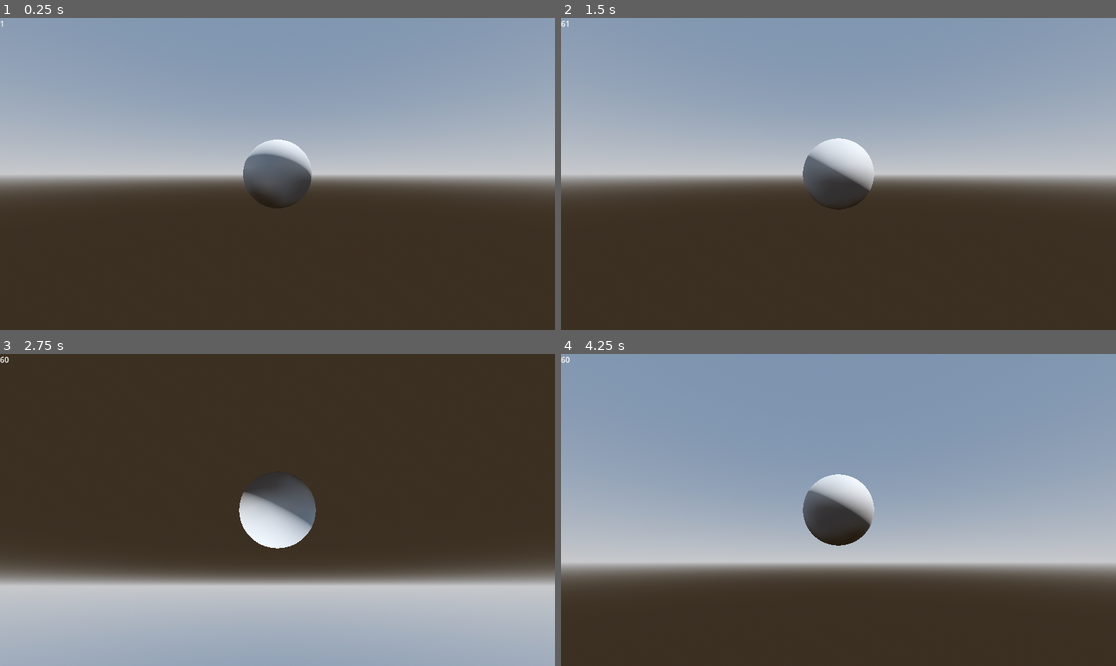
Above: before the commit, frames 1-4 (two rows, left to right).
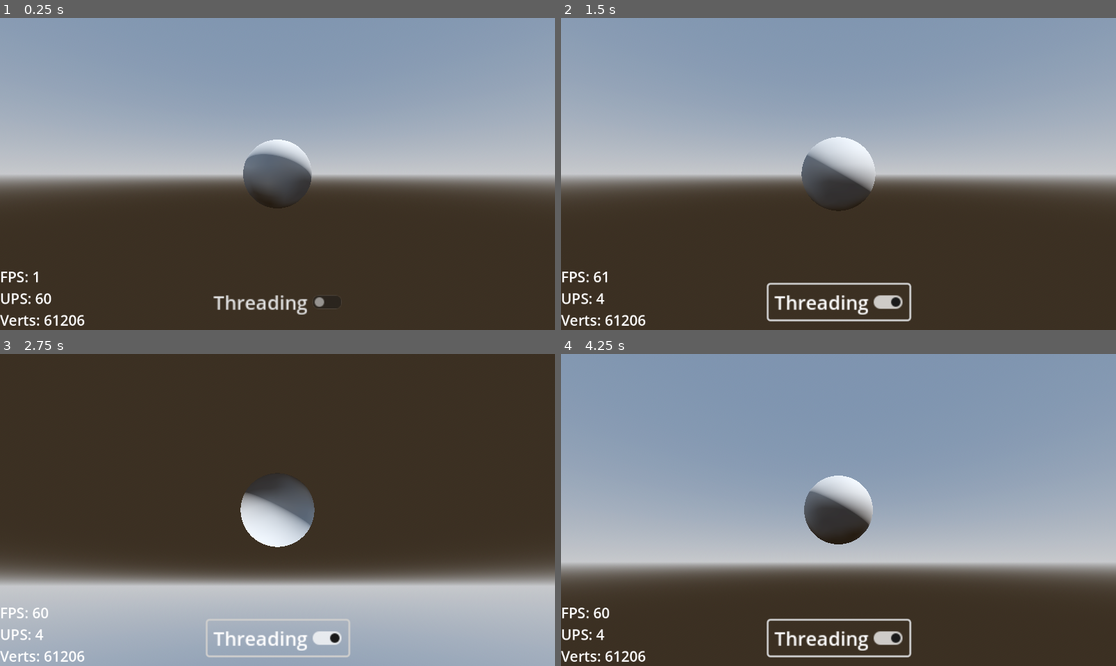
Above: after the commit, the same moments.

Repository: Shirtsy/mesh-tests
Game: Godot game, scene res://scenes/mesh_test_1/mesh_test_1.tscn
The game is run twice, just before and just after one commit, with the same random seed, the same clock (stepped at 60 frames per second) and the same inputs.
Inputs (mouse positions are in pixels of both pictures, inside the frame that each line leads up to):
- Up to frame 1 (0.25 s): no input
- Up to frame 2 (1.5 s): click (838, 301) at 0.5 s, where only the run after the commit has a clickable "Threading"; move the mouse to (960, 158) at 1.27 s; hold D (right) from 1.28 s (still down); tap E (left_click, bound only after the commit) at 1.35 s
- Up to frame 3 (2.75 s): move the mouse to (166, 525) at 2.02 s; release D (right) at 2.03 s; hold S (down) from 2.03 s (still down); click (166, 525) at 2.1 s
- Up to frame 4 (4.25 s): move the mouse to (894, 441) at 2.77 s; release S (down) at 2.78 s; hold D (right) 2.78-3.53 s; tap Q (right_click, bound only after the commit) at 2.85 s; move the mouse to (810, 572) at 3.52 s; hold W (up) from 3.53 s (still down); right-click (810, 572) at 3.6 s

The runs differ from the first frame. In frame 1, 1.0% of the frame differs, in the area x 0-61%, y 0-99%; in frame 2, 1.7%; in frame 3, 1.6%; in frame 4, 1.8%, in the area x 0-64%, y 0-99%.

Commit message:
Implemented multithreading

Diff:
--- a/project.godot
+++ b/project.godot
@@ -48,12 +48,12 @@
 }
 left_click={
 "deadzone": 0.5,
-"events": [Object(InputEventMouseButton,"resource_local_to_scene":false,"resource_name":"","device":-1,"window_id":0,"alt_pressed":false,"shift_pressed":false,"ctrl_pressed":false,"meta_pressed":false,"button_mask":1,"position":Vector2(57, 7),"global_position":Vector2(66, 53),"factor":1.0,"button_index":1,"canceled":false,"pressed":true,"double_click":false,"script":null)
+"events": [Object(InputEventKey,"resource_local_to_scene":false,"resource_name":"","device":-1,"window_id":0,"alt_pressed":false,"shift_pressed":false,"ctrl_pressed":false,"meta_pressed":false,"pressed":false,"keycode":69,"physical_keycode":0,"key_label":0,"unicode":101,"location":0,"echo":false,"script":null)
 ]
 }
 right_click={
 "deadzone": 0.5,
-"events": [Object(InputEventMouseButton,"resource_local_to_scene":false,"resource_name":"","device":-1,"window_id":0,"alt_pressed":false,"shift_pressed":false,"ctrl_pressed":false,"meta_pressed":false,"button_mask":2,"position":Vector2(120, 13),"global_position":Vector2(129, 59),"factor":1.0,"button_index":2,"canceled":false,"pressed":true,"double_click":false,"script":null)
+"events": [Object(InputEventKey,"resource_local_to_scene":false,"resource_name":"","device":-1,"window_id":0,"alt_pressed":false,"shift_pressed":false,"ctrl_pressed":false,"meta_pressed":false,"pressed":false,"keycode":81,"physical_keycode":0,"key_label":0,"unicode":113,"location":0,"echo":false,"script":null)
 ]
 }
 
--- a/scenes/mesh_test_1/fps_counter.gd
+++ /dev/null
@@ -1,5 +0,0 @@
-extends Label
-
-# Called every frame. 'delta' is the elapsed time since the previous frame.
-func _process(_delta: float) -> void:
-	text = str(Engine.get_frames_per_second())
--- a/scenes/mesh_test_1/mesh_test_1.tscn
+++ b/scenes/mesh_test_1/mesh_test_1.tscn
@@ -1,8 +1,7 @@
-[gd_scene load_steps=7 format=3 uid="uid://cv7aj5m0glpj3"]
+[gd_scene load_steps=6 format=3 uid="uid://cv7aj5m0glpj3"]
 
 [ext_resource type="Script" path="res://scenes/mesh_test_1/smol_mesh.gd" id="1_ckogf"]
 [ext_resource type="Script" path="res://scenes/mesh_test_1/camera_pivot.gd" id="2_hhcjo"]
-[ext_resource type="Script" path="res://scenes/mesh_test_1/fps_counter.gd" id="3_fbhyi"]
 
 [sub_resource type="ProceduralSkyMaterial" id="ProceduralSkyMaterial_n37tv"]
 sky_horizon_color = Color(0.64625, 0.65575, 0.67075, 1)
@@ -31,9 +30,8 @@
 
 [node name="SmolMesh" type="MeshInstance3D" parent="."]
 script = ExtResource("1_ckogf")
-enabled = true
 radius = 0.5
-subdivisions = 20
+subdivisions = 100
 
 [node name="CameraPivot" type="Node3D" parent="."]
 script = ExtResource("2_hhcjo")
@@ -42,9 +40,31 @@
 transform = Transform3D(1, 0, 0, 0, 1, 0, 0, 0, 1, 0, 0, 3)
 
 [node name="CanvasLayer" type="CanvasLayer" parent="."]
+unique_name_in_owner = true
 
-[node name="FPSCounter" type="Label" parent="CanvasLayer"]
-offset_right = 40.0
-offset_bottom = 23.0
+[node name="Tracker" type="Label" parent="CanvasLayer"]
+anchors_preset = 2
+anchor_top = 1.0
+anchor_bottom = 1.0
+offset_top = -42.0
+offset_right = 67.0
+grow_vertical = 0
+theme_override_font_sizes/font_size = 30
 text = "TEST"
-script = ExtResource("3_fbhyi")
+
+[node name="ThreadButton" type="CheckButton" parent="CanvasLayer"]
+anchors_preset = 7
+anchor_left = 0.5
+anchor_top = 1.0
+anchor_right = 0.5
+anchor_bottom = 1.0
+offset_left = -145.0
+offset_top = -94.0
+offset_right = 1.0
+offset_bottom = -58.0
+grow_horizontal = 2
+grow_vertical = 0
+scale = Vector2(2, 2)
+theme_override_font_sizes/font_size = 20
+text = "Threading"
+metadata/_edit_use_anchors_ = true
--- a/scenes/mesh_test_1/smol_mesh.gd
+++ b/scenes/mesh_test_1/smol_mesh.gd
@@ -1,33 +1,47 @@
 class_name SmolMesh
 extends MeshInstance3D
 
-
-@export var enabled: bool = false
+@export var threading: bool = true
 @export var radius: float = 1.0
 @export var subdivisions: int = 1
+
+@onready var thread: Thread = Thread.new()
+@onready var tracker: Label = $/root/MeshTest1/CanvasLayer/Tracker
+
+var surface_array: Array = []
+var counter: float = 0.0
 
 
 func _ready() -> void:
 	mesh = ArrayMesh.new()
-	update_mesh(radius, subdivisions)
+	surface_array.resize(Mesh.ARRAY_MAX)
+	surface_array = generate_mesh_array(radius, subdivisions)
+	mesh.add_surface_from_arrays(Mesh.PRIMITIVE_TRIANGLES, surface_array)
 
 
-func _process(_delta: float) -> void:
-	if enabled:
-		update_mesh(radius, subdivisions)
+func _process(delta: float) -> void:
+	if threading:
+		if not thread.is_started():
+			thread.start(generate_mesh_array.bind(radius, subdivisions))
+		elif not thread.is_alive():
+			surface_array = thread.wait_to_finish()
+			mesh.clear_surfaces()
+			mesh.add_surface_from_arrays(Mesh.PRIMITIVE_TRIANGLES, surface_array)
+			counter = 0
+	else:
+		mesh.clear_surfaces()
+		surface_array = generate_mesh_array(radius, subdivisions)
+		mesh.add_surface_from_arrays(Mesh.PRIMITIVE_TRIANGLES, surface_array)
+		counter = 0
+	counter += delta
+	update_ui()
 
 
-func update_mesh(rad: float, subdiv: int) -> void:
-	mesh.clear_surfaces()
-	var surface_array: Array = generate_mesh_array(rad, subdiv)
-
-	#var surface_tool:SurfaceTool = SurfaceTool.new()
-	#surface_tool.create_from_arrays(surface_array, 0)
-	#surface_tool.generate_normals()
-	#surface_tool.generate_tangents()
-	#var surface_array_2: Array = surface_tool.commit_to_arrays()
-
-	mesh.add_surface_from_arrays(Mesh.PRIMITIVE_TRIANGLES, surface_array)
+func update_ui() -> void:
+	threading = $/root/MeshTest1/CanvasLayer/ThreadButton.button_pressed
+	tracker.text = "FPS: " + str(Engine.get_frames_per_second()) \
+			+ "\n" + "UPS: " + str(snapped(1 / counter, 1)) \
+			+ "\n" + "Verts: " + str(len(surface_array[Mesh.ARRAY_VERTEX]))
 
 
 static func generate_mesh_array(rad: float, subdiv: int) -> Array:
